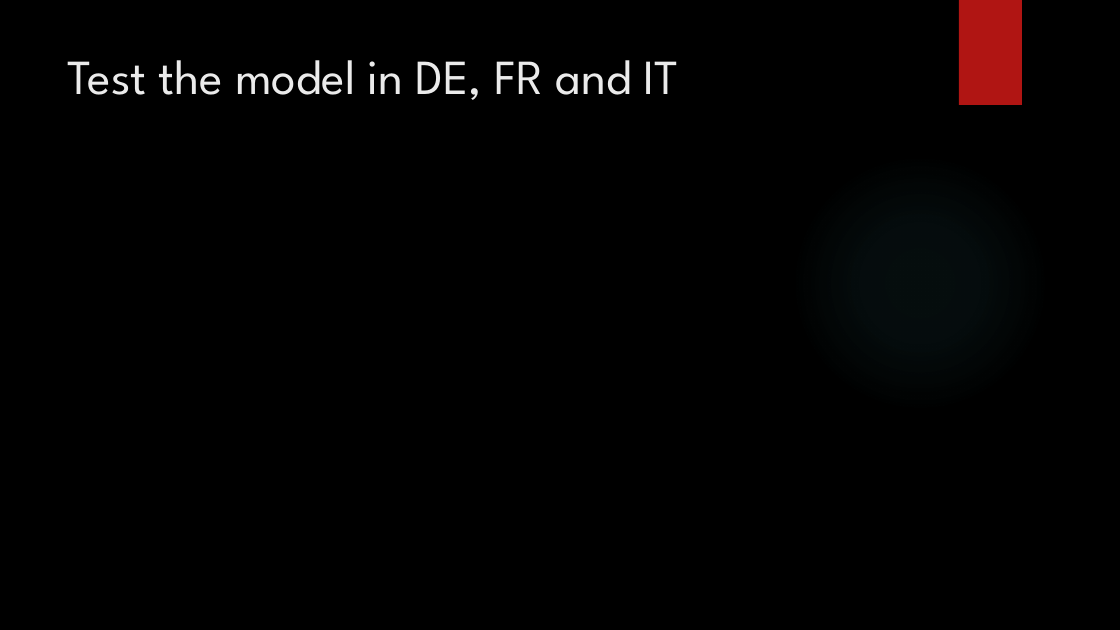
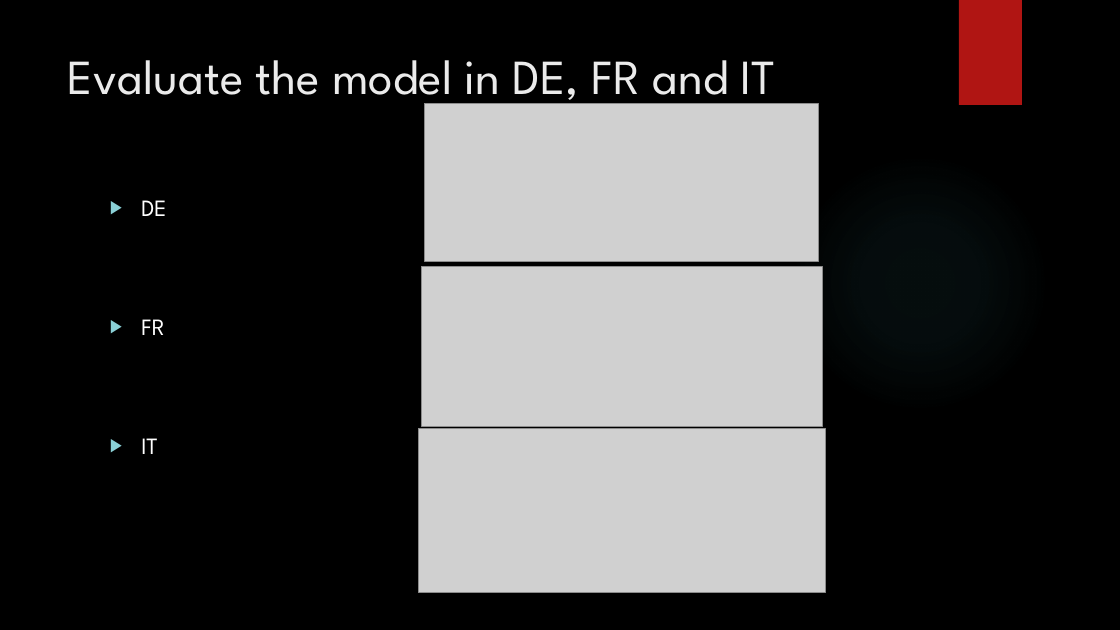
Before and after one commit to Beabir/TaskModule4_MNER, a slide deck: slide 21 of CAS NLP Module 4_jd_bb.pptx (slide 20 before the commit). Drawn at 1120x630 pixels with LibreOffice and Linux fonts; fonts in the diff are those of the drawing; grey boxes stand for pictures; background and template pictures are left out. Boxes give left, top, right and bottom in pixels: in the first picture for what was removed or moved away, otherwise in the second. Text is boxed around its words. In the diff, an @@ line names an element or a change of style, - is before the commit and + after.

```diff
--- a/CAS NLP Module 4_jd_bb.pptx
+++ b/CAS NLP Module 4_jd_bb.pptx
@@ title at (68,60,776,109): text changed @@
-Test the model in DE, FR and IT
+Evaluate the model in DE, FR and IT
@@ picture added at (424,103,818,261) @@
@@ text added at (141,200,166,454), 20 pt, text #FFFFFF @@
+▶ DE
+▶ FR
+▶ IT
@@ picture added at (421,267,823,427) @@
@@ picture added at (418,429,826,592) @@
```
Also in this commit, not shown: 4 other slides changed, 1 slide added.
